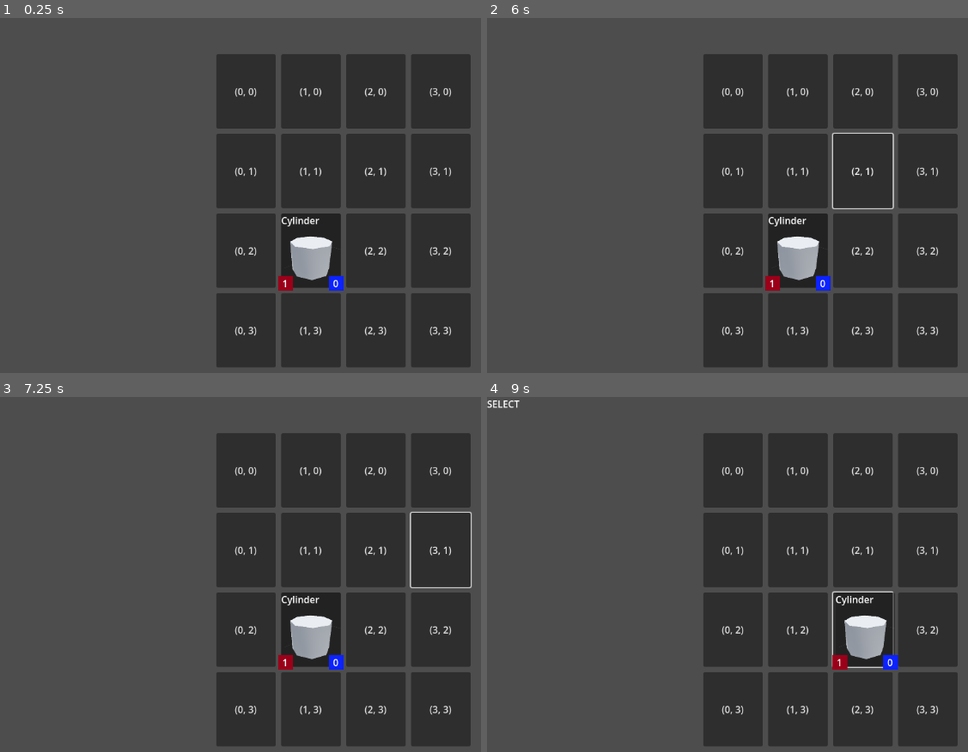
Above: before the commit, frames 1-4 (two rows, left to right).
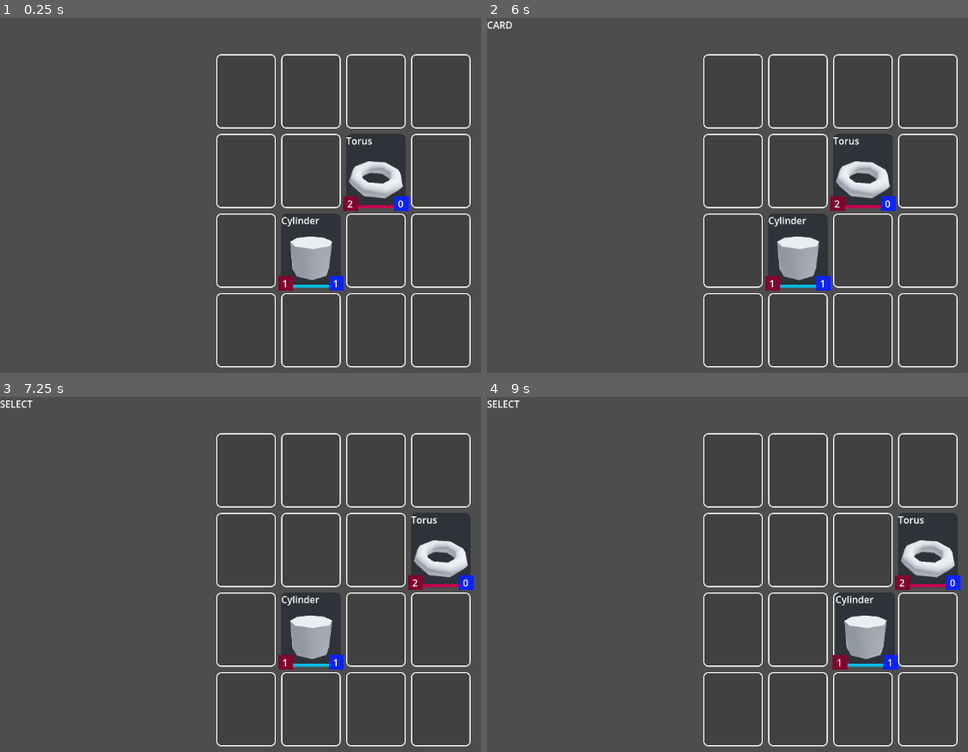
Above: after the commit, the same moments.

Repository: Holy-Person/CardBattler
Game: Godot game, scene res://scenes/battle.tscn
Same seed, same stepped clock (60 frames per second), same inputs: the game is played once before the commit and once after it.
Inputs (mouse positions are in pixels of both pictures, inside the frame that each line leads up to):
- Up to frame 1 (0.25 s): no input
- Up to frame 2 (6 s): click (732, 92) at 0.5 s, where only the run before the commit has a clickable "(0, 0)"; click (732, 92) at 1.27 s; click (799, 92) at 2 s, where only the run before the commit has a clickable "(1, 0)"; click (862, 92) at 2.75 s, where only the run before the commit has a clickable "(2, 0)"; click (929, 92) at 3.5 s, where only the run before the commit has a clickable "(3, 0)"; click (732, 170) at 4.25 s, where only the run before the commit has a clickable "(0, 1)"; click (799, 170) at 5 s, where only the run before the commit has a clickable "(1, 1)"; click (862, 170) at 5.75 s, where only the run before the commit has a clickable "(2, 1)"
- Up to frame 3 (7.25 s): click (442, 549) at 6.5 s, where only the run before the commit has a clickable "(3, 1)"
- Up to frame 4 (9 s): click (732, 627) at 7.25 s, where only the run before the commit has a clickable "(0, 2)"; click (799, 627) at 8 s, where only the run before the commit has a clickable "(1, 2)"; click (862, 627) at 8.75 s, where only the run before the commit has a clickable "(2, 2)"

The runs differ from the first frame. In frame 1, 5.6% of the frame differs, in the area x 45-98%, y 10-99%; in frame 2, 5.8%; in frame 3, 5.8%; in frame 4, 5.8%, in the area x 45-99%, y 10-99%.

Commit message:
Attack System, Dynamic Field & Theming
Basic attack system, dynamic generation of the field and basic theming of the field.

Diff:
--- a/components/card_field.gd
+++ b/components/card_field.gd
@@ -7,14 +7,51 @@
 @export var card_base : CardBase
 @export var owner_id : int
 
+var health : int
+var attack : int
+
+var has_moved : bool
+var has_attacked : bool
+
 ## The current position of the card.
 var pos : Vector2i
 
 
 
 func _ready() -> void:
-	if !card_base: return
+	_set_data_from_card_base()
+	_update_visual()
+
+
+
+func _set_data_from_card_base() -> void:
+	if !card_base: queue_free()
+
 	$Name.text = card_base.name
 	$Image.texture = card_base.image
-	$HP/Label.text = str(card_base.health_points)
-	$AP/Label.text = str(card_base.attack_points)
+	$OwnerIndicator.color = Color(0, 0.73, 0.89, 1) if owner_id == 1 else Color(0.78, 0, 0.31, 1)
+
+	health = card_base.health_points
+	attack = card_base.attack_points
+
+func _update_visual() -> void:
+	$HP/Label.text = str(health)
+	if health > card_base.health_points:
+		$HP/Label.self_modulate = Color(0, 0.95, 0.47)
+	elif health < card_base.health_points:
+		$HP/Label.self_modulate = Color(0.99, 0, 0.2)
+
+	$AP/Label.text = str(attack)
+	if attack > card_base.attack_points:
+		$AP/Label.self_modulate = Color(0, 0.95, 0.47)
+	elif attack < card_base.attack_points:
+		$AP/Label.self_modulate = Color(0.99, 0, 0.2)
+
+func damage(value : int) -> void:
+	health -= value
+	_update_visual()
+	if health <= 0:
+		die()
+
+func die() -> void:
+	queue_free()
--- a/components/card_field.tscn
+++ b/components/card_field.tscn
@@ -1,11 +1,13 @@
-[gd_scene load_steps=2 format=3 uid="uid://bvynj1e32wykt"]
+[gd_scene load_steps=3 format=3 uid="uid://bvynj1e32wykt"]
 
 [ext_resource type="Script" path="res://components/card_field.gd" id="1_4h2s4"]
+[ext_resource type="Theme" uid="uid://bxxtgxrvvfsng" path="res://resources/theme_card.tres" id="1_wfwno"]
 
 [node name="CardField" type="Panel"]
 offset_right = 100.0
 offset_bottom = 125.0
 mouse_filter = 2
+theme = ExtResource("1_wfwno")
 script = ExtResource("1_4h2s4")
 
 [node name="Image" type="TextureRect" parent="."]
@@ -24,10 +26,25 @@
 
 [node name="Name" type="Label" parent="."]
 layout_mode = 1
-offset_right = 47.0
+anchors_preset = 10
+anchor_right = 1.0
 offset_bottom = 26.0
+grow_horizontal = 2
 size_flags_horizontal = 3
 text = "Name"
+clip_text = true
+
+[node name="OwnerIndicator" type="ColorRect" parent="."]
+custom_minimum_size = Vector2(0, 5)
+layout_mode = 1
+anchors_preset = 12
+anchor_top = 1.0
+anchor_right = 1.0
+anchor_bottom = 1.0
+offset_top = -5.0
+grow_horizontal = 2
+grow_vertical = 0
+color = Color(0, 0.73, 0.89, 1)
 
 [node name="HP" type="ColorRect" parent="."]
 clip_contents = true
@@ -42,7 +59,7 @@
 offset_bottom = 5.0
 grow_vertical = 0
 mouse_filter = 2
-color = Color(0.607843, 0, 0.0980392, 1)
+color = Color(0.505882, 0.0196078, 0.180392, 1)
 
 [node name="Label" type="Label" parent="HP"]
 layout_mode = 1
--- a/components/field_panel.gd
+++ b/components/field_panel.gd
@@ -11,7 +11,7 @@
 
 
 func has_card() -> bool:
-	if card: return true
+	if is_instance_valid(card): return true
 	return false
 
 func get_card() -> CardField:
--- a/components/field_panel.tscn
+++ b/components/field_panel.tscn
@@ -1,11 +1,13 @@
-[gd_scene load_steps=2 format=3 uid="uid://cr0325rgmfehh"]
+[gd_scene load_steps=3 format=3 uid="uid://cr0325rgmfehh"]
 
 [ext_resource type="Script" path="res://components/field_panel.gd" id="1_1a6ei"]
+[ext_resource type="Theme" uid="uid://dnfydxh5ba4ld" path="res://resources/theme_field.tres" id="1_wy65j"]
 
 [node name="field_panel" type="PanelContainer"]
 custom_minimum_size = Vector2(100, 125)
+theme = ExtResource("1_wy65j")
 script = ExtResource("1_1a6ei")
 
 [node name="Button" type="Button" parent="."]
+self_modulate = Color(1, 1, 1, 0)
 layout_mode = 2
-flat = true
--- /dev/null
+++ b/resources/theme_card.tres
@@ -0,0 +1,11 @@
+[gd_resource type="Theme" load_steps=2 format=3 uid="uid://bxxtgxrvvfsng"]
+
+[sub_resource type="StyleBoxFlat" id="StyleBoxFlat_c7jvr"]
+bg_color = Color(0.180392, 0.196078, 0.223529, 1)
+corner_radius_top_left = 8
+corner_radius_top_right = 8
+corner_radius_bottom_right = 8
+corner_radius_bottom_left = 8
+
+[resource]
+Panel/styles/panel = SubResource("StyleBoxFlat_c7jvr")
--- /dev/null
+++ b/resources/theme_field.tres
@@ -0,0 +1,18 @@
+[gd_resource type="Theme" load_steps=2 format=3 uid="uid://dnfydxh5ba4ld"]
+
+[sub_resource type="StyleBoxFlat" id="StyleBoxFlat_n72ji"]
+bg_color = Color(0, 0, 0, 0.15)
+border_width_left = 2
+border_width_top = 2
+border_width_right = 2
+border_width_bottom = 2
+border_color = Color(1, 1, 1, 1)
+corner_radius_top_left = 8
+corner_radius_top_right = 8
+corner_radius_bottom_right = 8
+corner_radius_bottom_left = 8
+
+[resource]
+GridContainer/constants/h_separation = 9
+GridContainer/constants/v_separation = 9
+PanelContainer/styles/panel = SubResource("StyleBoxFlat_n72ji")
--- a/scenes/battle.tscn
+++ b/scenes/battle.tscn
@@ -1,10 +1,11 @@
-[gd_scene load_steps=2 format=3 uid="uid://bglfjofq8iamc"]
+[gd_scene load_steps=3 format=3 uid="uid://bglfjofq8iamc"]
 
 [ext_resource type="Script" path="res://scenes/field.gd" id="1_2ewh4"]
+[ext_resource type="Theme" uid="uid://dnfydxh5ba4ld" path="res://resources/theme_field.tres" id="1_o141i"]
 
 [node name="battle" type="Node"]
 
-[node name="GridContainer" type="GridContainer" parent="."]
+[node name="Field" type="GridContainer" parent="."]
 anchors_preset = 8
 anchor_left = 0.5
 anchor_top = 0.5
@@ -16,9 +17,7 @@
 offset_bottom = 20.0
 grow_horizontal = 2
 grow_vertical = 2
-theme_override_constants/h_separation = 9
-theme_override_constants/v_separation = 9
-columns = 4
+theme = ExtResource("1_o141i")
 script = ExtResource("1_2ewh4")
 
 [node name="Cards" type="Control" parent="."]
--- a/scenes/field.gd
+++ b/scenes/field.gd
@@ -4,12 +4,17 @@
 
 
 
+## The size of the field in both directions.
+@export var field_size : int = 4
 ## The fields sorted as [pos.y][pos.x]
-var fields : Array[Array] = [ [], [], [], [] ]
+var field_list : Array[Array]
+## Contains all currently active cards, used to iterate over them.
 var cards : Array
 
+## A panel on the field, used for interactions and visuals.
+var field_panel = load("res://components/field_panel.tscn")
+## A card on the field.
 var card_field = load("res://components/card_field.tscn")
-var field_panel = load("res://components/field_panel.tscn")
 
 var interaction_type : int = 1 :
 	set(val):
@@ -22,74 +27,93 @@
 	CARD
 }
 
+## The currently selected card, used with InteractionType.CARD to control the card.
 var selected_card : CardField
 
 
+
 func _ready() -> void:
-	for i in 16:
+	for i in field_size * field_size:
 		@warning_ignore("integer_division")
-		var pos : Vector2i = Vector2i(i % 4, i / 4)
+		var pos : Vector2i = Vector2i( i % field_size, i / field_size )
+		columns = field_size
+		for x in field_size:
+			field_list.append([])
 		var panel : FieldPanel = field_panel.instantiate()
 		add_child(panel)
-		panel.button.text = str(pos)
 		panel.button.pressed.connect(field_click.bind(pos))
-		fields[pos.y].append(panel)
+		field_list[pos.y].append(panel)
 
+	# Add some test cards.
 	test.call_deferred()
 
 
 
+## Temporary function for testing.
 func test() -> void:
 	var card_test : CardBase = CardBase.new()
 	card_test.name = "Cylinder"
 	card_test.image = load("res://Cylinder.png")
 	card_test.health_points = 1
-	card_test.attack_points = 0
+	card_test.attack_points = 1
 	var card_active : CardField = card_field.instantiate()
 	card_active.card_base = card_test
+	card_active.owner_id = 1
 	$"../Cards".add_child(card_active)
 	set_card_to(card_active, Vector2i(1,2))
+
+	card_test = CardBase.new()
+	card_test.name = "Torus"
+	card_test.image = load("res://Torus.png")
+	card_test.health_points = 2
+	card_test.attack_points = 0
+	card_active = card_field.instantiate()
+	card_active.card_base = card_test
+	card_active.owner_id = 2
+	$"../Cards".add_child(card_active)
+	set_card_to(card_active, Vector2i(2,1))
 
 
 
 func field_click(pos : Vector2i) -> void:
-	var selected_field : FieldPanel = fields[pos.y][pos.x]
+	var selected_field : FieldPanel = field_list[pos.y][pos.x]
 
 	match interaction_type:
-		InteractionType.NONE:
-			return
 		InteractionType.SELECT:
-			if fields[pos.y][pos.x].has_card():
+			if selected_field.has_card():
 				selected_card = selected_field.get_card()
 				interaction_type = InteractionType.CARD
 		InteractionType.CARD:
-			if !selected_card:
-				interaction_type = InteractionType.SELECT
-				return
-			if !selected_field.has_card():
-				interaction_type = InteractionType.SELECT
-				move_card_to(selected_card, pos)
-				selected_card = null
-				return
-			if selected_field.get_card() == selected_card:
-				selected_card = null
-				interaction_type = InteractionType.SELECT
-				return
-		_:
-			pass
+			interaction_type = InteractionType.SELECT
+			if !selected_card: return
+
+			if !selected_field.has_card(): move_card_to(selected_card, pos)
+			elif selected_field.get_card() == selected_card: pass
+			elif selected_field.has_card(): attack_card_at(selected_card, pos)
+			selected_card = null
+			return
 
 
 
 func set_card_to(card: CardField, pos : Vector2i) -> void:
-	card.owner_id = multiplayer.get_remote_sender_id()
+	#card.owner_id = multiplayer.get_remote_sender_id() # No multiplayer yet.
 	cards.append(card)
-	fields[pos.y][pos.x].set_card(card)
+	field_list[pos.y][pos.x].set_card(card)
 	card.pos = pos
-	card.global_position = fields[pos.y][pos.x].global_position
+	card.global_position = field_list[pos.y][pos.x].global_position
 
 func move_card_to(card : CardField, pos : Vector2i) -> void:
-	if card.pos != null: fields[card.pos.y][card.pos.x].set_card(null)
-	fields[pos.y][pos.x].set_card(card)
+	if card.pos != null: field_list[card.pos.y][card.pos.x].set_card(null)
+	field_list[pos.y][pos.x].set_card(card)
 	card.pos = pos
 	var tween = get_tree().create_tween()
-	tween.tween_property(card, "global_position", fields[pos.y][pos.x].global_position, 0.225).set_trans(Tween.TRANS_BACK).set_ease(Tween.EASE_OUT)
+	tween.tween_property(card, "global_position", field_list[pos.y][pos.x].global_position, 0.225).set_trans(Tween.TRANS_BACK).set_ease(Tween.EASE_OUT)
+
+func attack_card_at(card: CardField, pos : Vector2i) -> void:
+	var attacked_card : CardField = field_list[pos.y][pos.x].get_card()
+	attacked_card.damage(card.attack)
+	card.damage(attacked_card.attack)
+	var tween = get_tree().create_tween().set_parallel(false)
+	tween.tween_property(card, "global_position", field_list[pos.y][pos.x].global_position, 0.125).set_trans(Tween.TRANS_BACK).set_ease(Tween.EASE_OUT)
+	tween.tween_property(card, "global_position", field_list[card.pos.y][card.pos.x].global_position, 0.1).set_trans(Tween.TRANS_BACK).set_ease(Tween.EASE_OUT)
+	# Deal damage during tween, lock interactions until done.
Binary file added: Torus.png
Not shown, added: Torus.png.import
